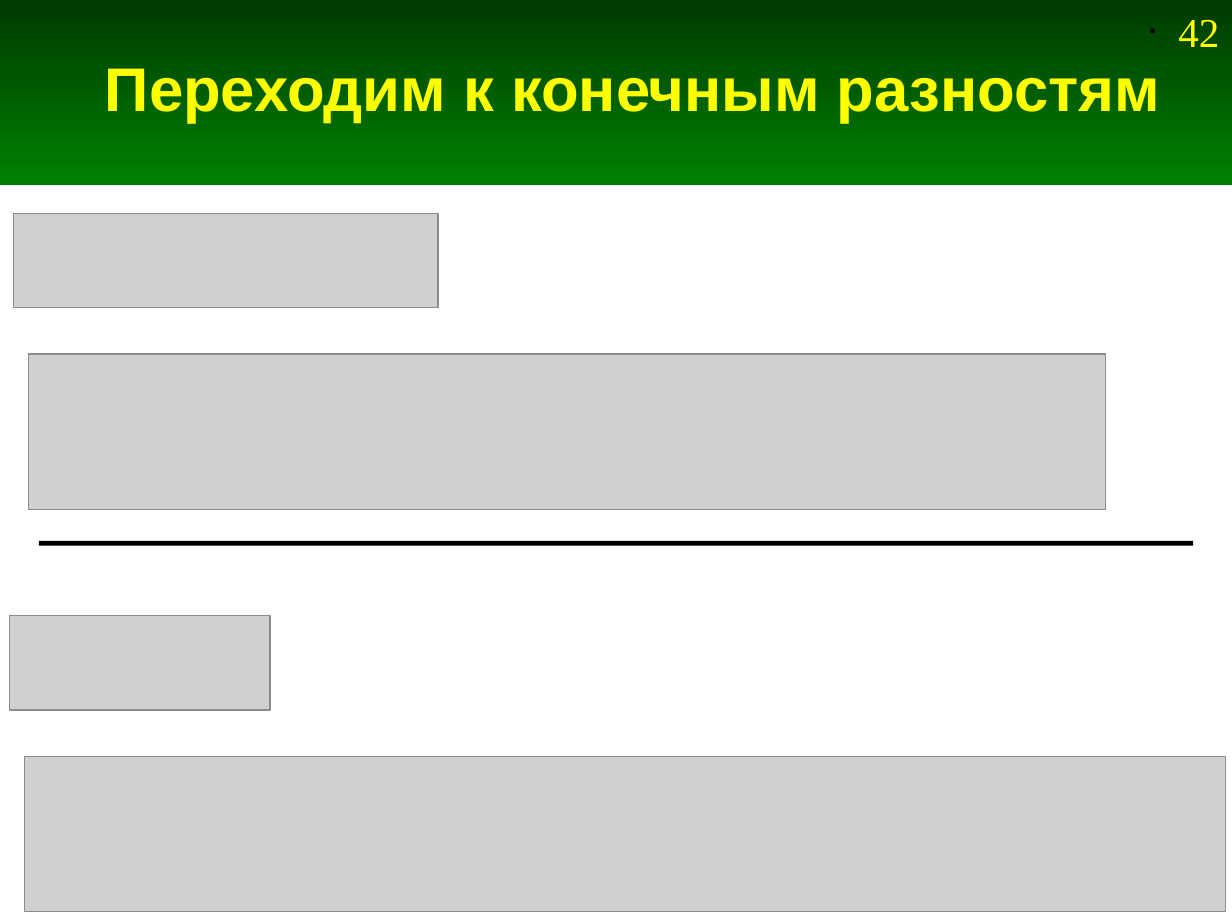
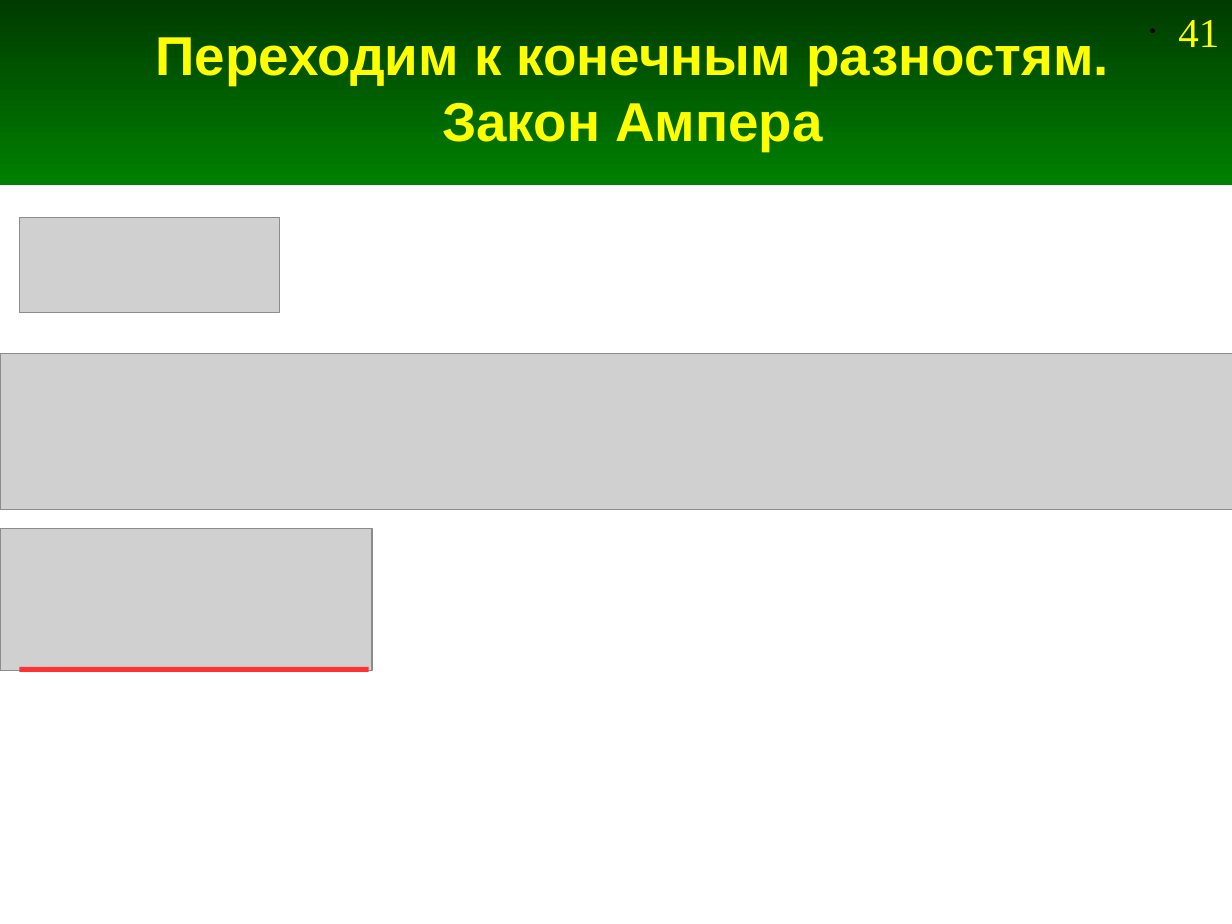
Before and after one commit to andris0147sv/modelling, a slide deck: slide 41 of presentations/2. FDTD.odp (slide 42 before the commit). Drawn at 1232x924 pixels with LibreOffice and Linux fonts; fonts in the diff are those of the drawing; grey boxes stand for pictures. Boxes give left, top, right and bottom in pixels: in the first picture for what was removed or moved away, otherwise in the second. Text is boxed around its words. In the diff, an @@ line names an element or a change of style, - is before the commit and + after.

```diff
--- a/presentations/2. FDTD.odp
+++ b/presentations/2. FDTD.odp
@@ page number at <box>1178,20,1219,47</box>: text changed @@
-• 42
+• 41
@@ title at <box>155,37,1109,151</box>: text changed; size 36 to 32 pt @@
-Переходим к конечным разностям
+Переходим к конечным разностям.
+Закон Ампера
@@ picture: place and size @@
-picture at <box>14,213,437,308</box>
+picture at <box>20,218,280,313</box>
@@ picture: place and size @@
-picture at <box>28,354,1106,509</box>
+picture at <box>0,354,1232,509</box>
@@ picture: place and size @@
-picture at <box>10,616,270,711</box>
+picture at <box>0,529,372,670</box>
@@ line removed from (38, 543) to (1194, 543) @@
@@ line added from (20, 669) to (368, 669), #FF3333 2.83 pt @@
@@ picture removed at <box>25,756,1226,912</box> @@
```
Also in this commit, not shown: 10 other slides changed, 2 slides added, 6 slides removed.
